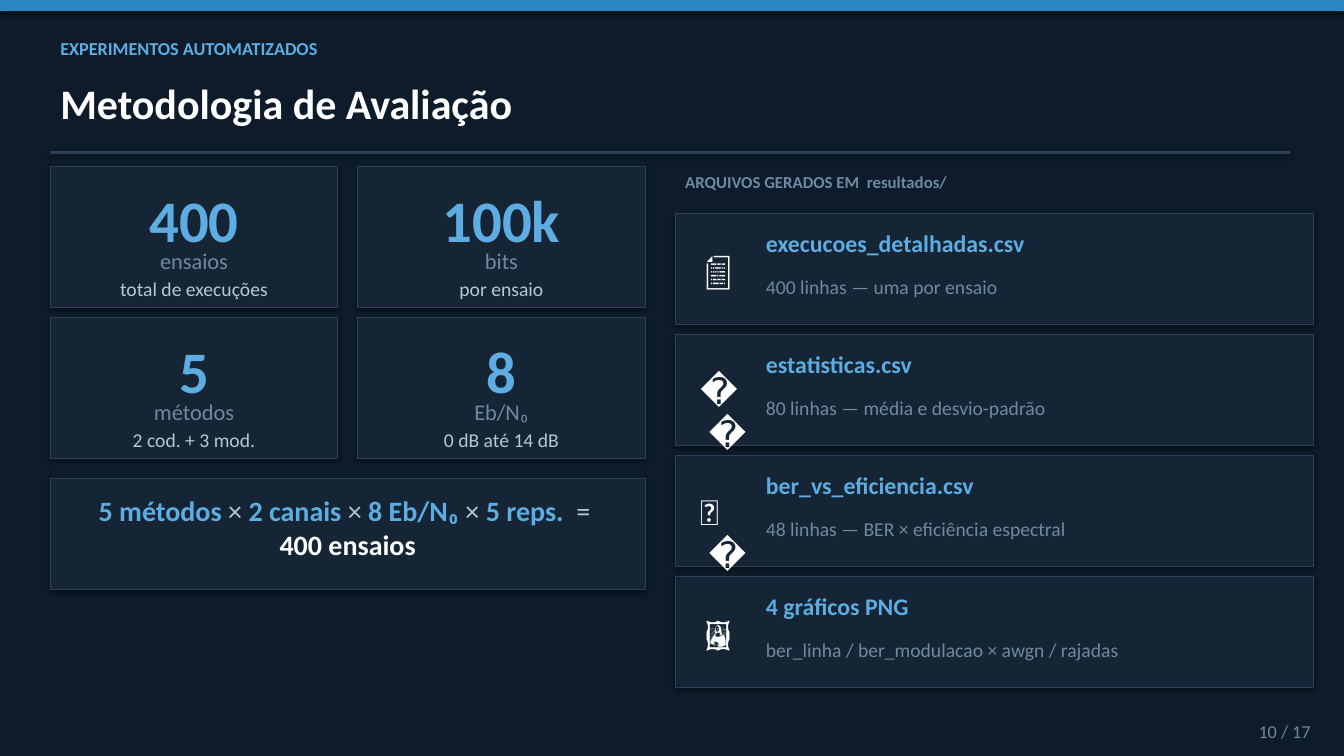
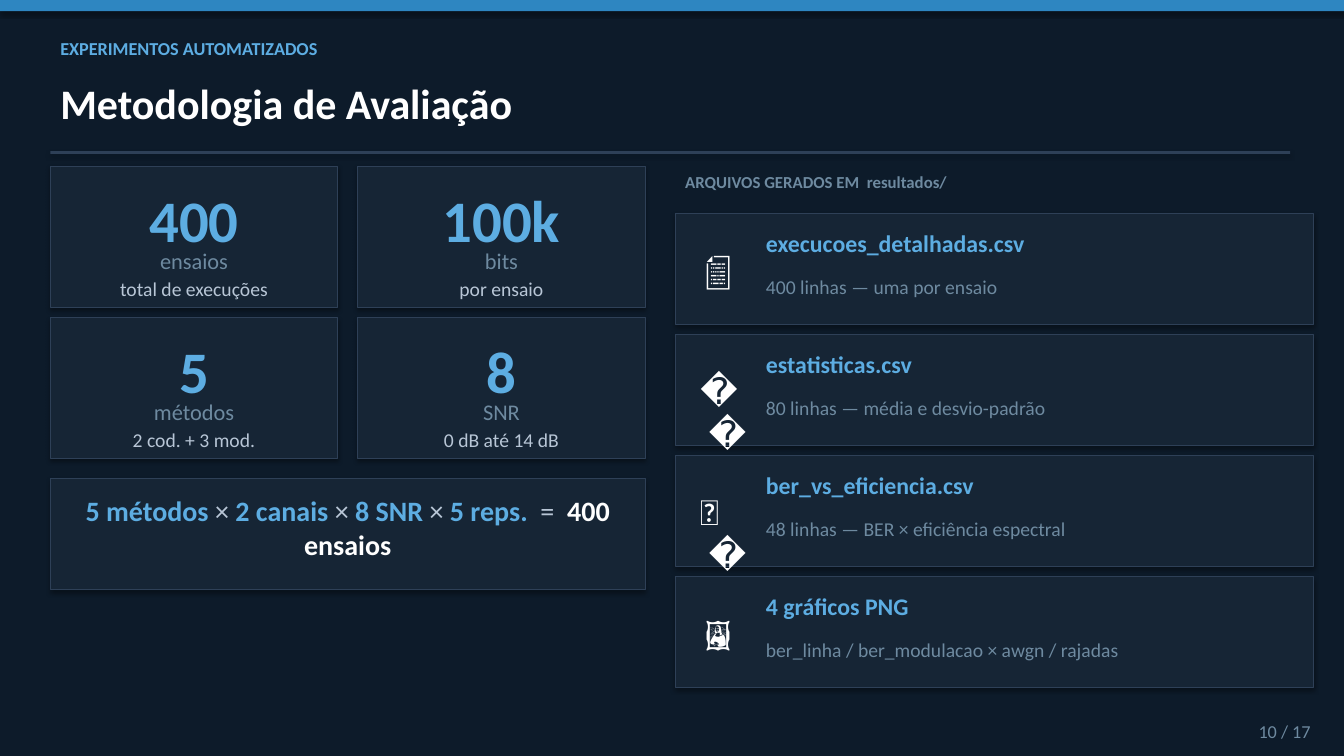
Before and after one commit to T10SAM/Simulador-de-Transmissao-Digital, a slide deck: slide 10 of Apresentação.pptx. Drawn at 1344x756 pixels with LibreOffice and Linux fonts; fonts in the diff are those of the drawing. Boxes give left, top, right and bottom in pixels: in the first picture for what was removed or moved away, otherwise in the second. Text is boxed around its words. In the diff, an @@ line names an element or a change of style, - is before the commit and + after.

```diff
--- a/Apresentação.pptx
+++ b/Apresentação.pptx
@@ text at (483, 405, 520, 420): text changed @@
-Eb/N₀
+SNR
@@ text at (86, 501, 610, 556): text changed @@
-5 métodos × 2 canais × 8 Eb/N₀ × 5 reps. = 400 ensaios
+5 métodos × 2 canais × 8 SNR × 5 reps. = 400 ensaios
```
Also in this commit, not shown: 9 other slides changed, 14 other files.
